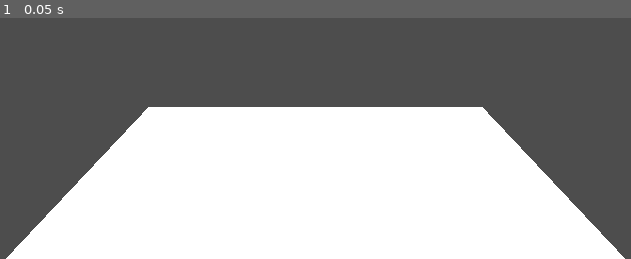
Above: before the commit, frame 1.
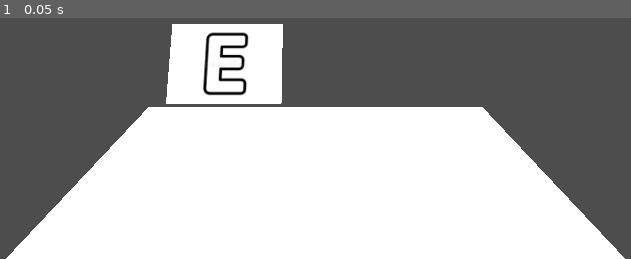
Above: after the commit, the same moment.

Repository: cubebuc/duck
Game: Godot game, scene res://scenes/dave_test_scene.tscn
The game is run twice, just before and just after one commit, with the same random seed, the same clock (stepped at 60 frames per second) and the same inputs. The project has no main scene, so this scene is started directly.
Inputs:
- Up to frame 1 (0.05 s): no input

The runs differ from the first frame. In frame 1, 5.9% of the frame differs, in the area x 26-78%, y 2-40%.
Error before the commit: Invalid access to property or key 'collider' on a base object of type 'Dictionary'. (res://scripts/camera_3d.gd:15)

Commit message:
add E popup

Diff:
--- a/scenes/dave_test_scene.tscn
+++ b/scenes/dave_test_scene.tscn
@@ -1,42 +1,53 @@
-[gd_scene load_steps=7 format=3 uid="uid://bjyxidbj5bif2"]
+[gd_scene load_steps=9 format=3 uid="uid://bjyxidbj5bif2"]
 
+[ext_resource type="Script" path="res://player.gd" id="1_j8xxv"]
 [ext_resource type="Texture2D" uid="uid://cyixajn3xj61w" path="res://images/White_Pixel_1x1.jpg" id="1_u34ps"]
 [ext_resource type="Script" uid="uid://b2y7of4s84ss6" path="res://scripts/camera_ray_collider.gd" id="1_wu11x"]
 [ext_resource type="Script" uid="uid://dqtjcrrt8h173" path="res://scripts/camera_3d.gd" id="2_xd7wd"]
+[ext_resource type="Texture2D" uid="uid://djdpnse2r3grs" path="res://images/Letter E.png" id="5_3hn84"]
+
+[sub_resource type="SphereMesh" id="SphereMesh_u34ps"]
 
 [sub_resource type="BoxShape3D" id="BoxShape3D_xd7wd"]
 size = Vector3(5, 1, 1)
 
 [sub_resource type="BoxMesh" id="BoxMesh_wu11x"]
 
-[sub_resource type="SphereMesh" id="SphereMesh_u34ps"]
-
 [node name="DaveTestScene" type="Node3D"]
 
-[node name="Area3D" type="Area3D" parent="." groups=["camera_ray_collider_group"]]
+[node name="Player" type="Node3D" parent="."]
+script = ExtResource("1_j8xxv")
+
+[node name="CameraHolder" type="Node3D" parent="Player"]
+
+[node name="Camera3D" type="Camera3D" parent="Player/CameraHolder"]
+transform = Transform3D(1, 0, 0, 0, 0.94147056, 0.33709526, 0, -0.33709526, 0.94147056, 0, 0.5, 0.5)
+script = ExtResource("2_xd7wd")
+
+[node name="TestMiddleOfViewMesh" type="MeshInstance3D" parent="Player/CameraHolder/Camera3D"]
+transform = Transform3D(0.1, 0, 0, 0, 0.099999994, 0, 0, 0, 0.099999994, 0, 0, -1)
+visible = false
+mesh = SubResource("SphereMesh_u34ps")
+
+[node name="RayCast3D" type="RayCast3D" parent="Player/CameraHolder/Camera3D"]
+target_position = Vector3(0, 0, -10)
+
+[node name="TableCameraCollider" type="Area3D" parent="." groups=["camera_ray_collider_group"]]
 script = ExtResource("1_wu11x")
 
-[node name="CollisionShape3D" type="CollisionShape3D" parent="Area3D"]
+[node name="CollisionShape3D" type="CollisionShape3D" parent="TableCameraCollider"]
 transform = Transform3D(1, 0, 0, 0, 1, 0, 0, 0, 1, 0, -1, -1.952)
 shape = SubResource("BoxShape3D_xd7wd")
 
-[node name="TestCubeMesh" type="MeshInstance3D" parent="Area3D/CollisionShape3D"]
+[node name="TestCubeMesh" type="MeshInstance3D" parent="TableCameraCollider/CollisionShape3D"]
 transform = Transform3D(5, 0, 0, 0, 1, 0, 0, 0, 1, 0, 0, 0)
 visible = false
 mesh = SubResource("BoxMesh_wu11x")
 
-[node name="Sprite3D" type="Sprite3D" parent="Area3D"]
+[node name="Sprite3D" type="Sprite3D" parent="TableCameraCollider"]
 transform = Transform3D(100, 0, 0, 0, -2.1855694e-06, -50, 0, 50, -2.1855694e-06, 0, 0, 0)
 texture = ExtResource("1_u34ps")
 
-[node name="Camera3D" type="Camera3D" parent="."]
-transform = Transform3D(1, 0, 0, 0, 0.94147056, 0.33709526, 0, -0.33709526, 0.94147056, 0, 0.5, 0.5)
-script = ExtResource("2_xd7wd")
-
-[node name="TestMiddleOfViewMesh" type="MeshInstance3D" parent="Camera3D"]
-transform = Transform3D(0.1, 0, 0, 0, 0.099999994, 0, 0, 0, 0.099999994, 0, 0, -1)
-visible = false
-mesh = SubResource("SphereMesh_u34ps")
-
-[node name="RayCast3D" type="RayCast3D" parent="Camera3D"]
-target_position = Vector3(0, 0, -10)
+[node name="SpriteLetterE" type="Sprite3D" parent="TableCameraCollider"]
+transform = Transform3D(0.1, 0, 0, 0, 0.08746197, 0.04848096, 0, -0.04848096, 0.08746197, -0.21288525, 0.20180053, -0.12998837)
+texture = ExtResource("5_3hn84")
--- a/scripts/camera_3d.gd
+++ b/scripts/camera_3d.gd
@@ -1,19 +1,30 @@
 extends Camera3D
 
 const RAY_LENGTH = 1000
+var last_collider
 
 func _physics_process(delta):
 	var space_state = get_world_3d().direct_space_state
 
-	var forward_vec = self.transform.basis.z
+	var forward_vec = -self.transform.basis.z
 
-	var query = PhysicsRayQueryParameters3D.create(self.position, self.position + forward_vec*10)
+	var query = PhysicsRayQueryParameters3D.create(self.position, self.position + forward_vec*RAY_LENGTH)
 	query.collide_with_areas = true
 
 	var result = space_state.intersect_ray(query)
 
-	var colliding_obj = result.collider
-	if colliding_obj.is_in_group("camera_ray_collider_group"):
+	var colliding_obj = result.get("collider")
+	if colliding_obj and colliding_obj.is_in_group("camera_ray_collider_group"):
+		if last_collider:
+			if last_collider == colliding_obj:
+				return
+			last_collider.camera_ray_left()
+
 		colliding_obj.camera_ray_entered()
+		last_collider = colliding_obj
+
+	elif last_collider:
+		last_collider.camera_ray_left()
+		last_collider = null
 
 	return
--- a/scripts/camera_ray_collider.gd
+++ b/scripts/camera_ray_collider.gd
@@ -1,4 +1,15 @@
 extends Area3D
 
+func _ready() -> void:
+	#$SpriteLetterE.process_mode = Node.PROCESS_MODE_DISABLED
+	$SpriteLetterE.visible = false
+
 func camera_ray_entered():
-	print("Hellooooo")
+	#print("ray_entered")
+	#$SpriteLetterE.process_mode = Node.PROCESS_MODE_ALWAYS
+	$SpriteLetterE.visible = true
+
+func camera_ray_left():
+	#print("ray_left")
+	#$SpriteLetterE.process_mode = Node.NOTIFICATION_DISABLED
+	$SpriteLetterE.visible = false
Binary file added: images/Letter E.png
Not shown, added: images/Letter E.png.import
